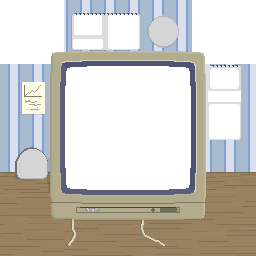
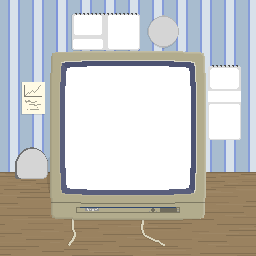
Two versions of the same layered image (256 x 256). Layer-by-layer changes:
painted on "Layer 4" over bbox(8, 0, 256, 64)
painted on "Wall copy" over bbox(0, 0, 256, 64)
